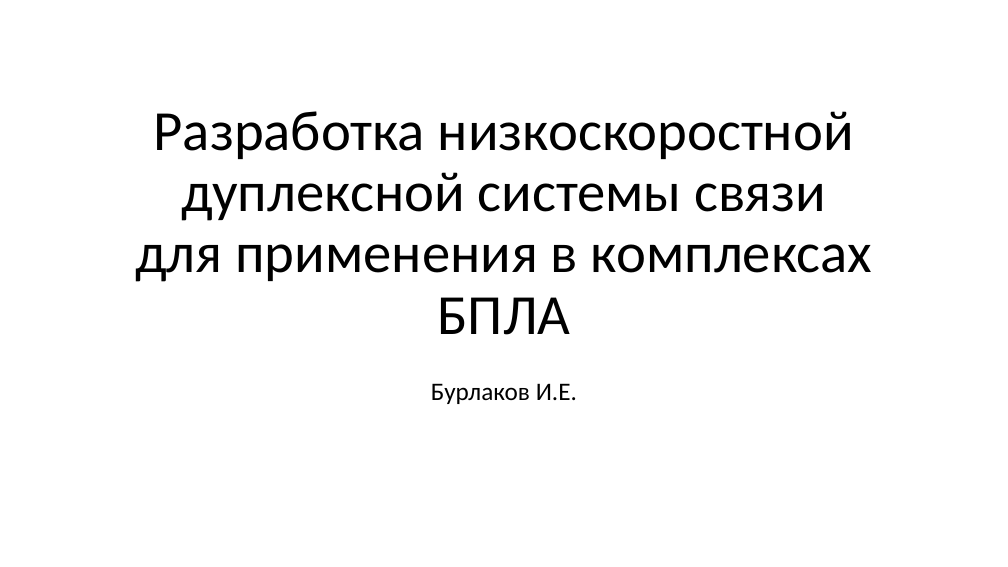
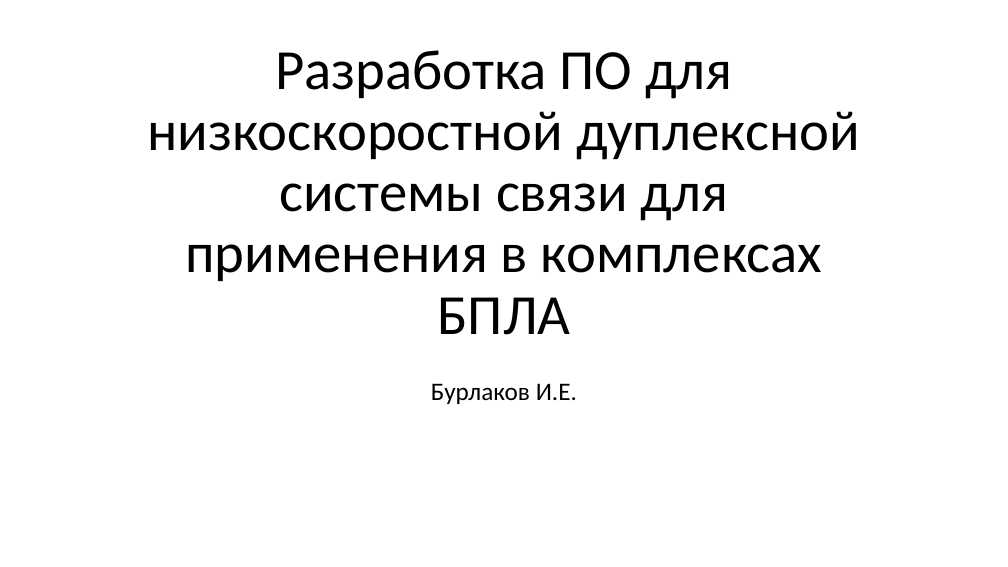
Before and after one commit to wei-blip/diploma, a slide deck: slide 1 of предзащита.pptx. Drawn at 1008x567 pixels with LibreOffice and Linux fonts; fonts in the diff are those of the drawing. Boxes give left, top, right and bottom in pixels: in the first picture for what was removed or moved away, otherwise in the second. Text is boxed around its words. In the diff, an @@ line names an element or a change of style, - is before the commit and + after.

```diff
--- a/предзащита.pptx
+++ b/предзащита.pptx
@@ title at [147, 50, 860, 335]: text changed @@
-Разработка низкоскоростной дуплексной системы связи для применения в комплексах БПЛА
+Разработка ПО для низкоскоростной дуплексной системы связи для применения в комплексах БПЛА
```
Also in this commit, not shown: 7 other slides changed, 6 slides added, 2 slides removed, 4 other files.
